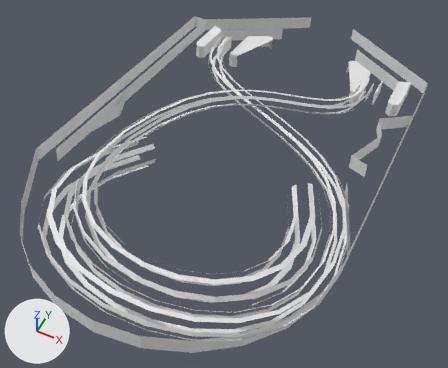
Two versions of the OBJ model data/models/pinball-static.obj, one commit apart.
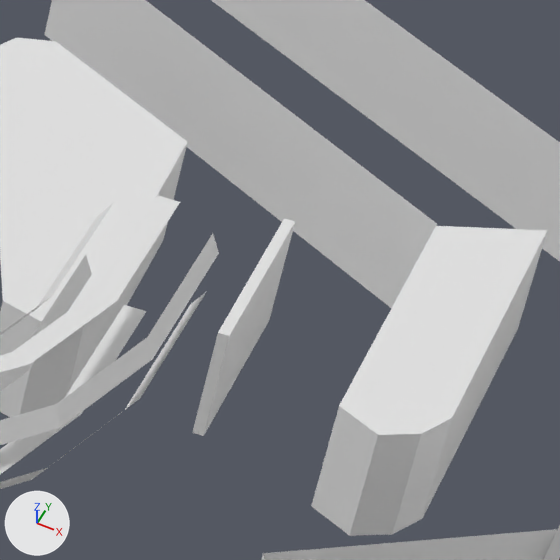
The first picture shows the older version from a 50 mm lens placed at (0.363, -0.865, 0.88), pointed at (-0.001, -0.136, -0.03). The close-ups show both versions on the part from 78% to 92% of the width and 15% to 32% of the height of that picture; other places that the commit changed are outside them. Lighting does not change. The marker at lower left points along +X, +Y and +Z. Where no turn or scale is listed for an object, it has been applied to the vertices.

Names of what the first close-up shows: 'BezierCurve.145_CUBezierCurve.264', 'BezierCurve.151_CUBezierCurve.270', 'BezierCurve.152_CUBezierCurve.271', 'BezierCurve.157_CUBezierCurve.276', 'BezierCurve.158_CUBezierCurve.277', 'BezierCurve.161_CUBezierCurve.280', 'Plane.006_Plane.012', 'Plane.007_Plane.013', 'Plane.008_Plane.014', 'Plane.013_Plane.020', 'Plane.014_Plane.001', 'Plane.016_Plane.004'.
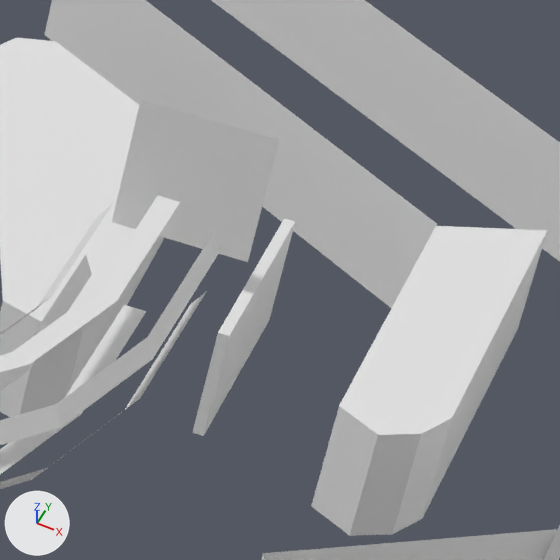
Where the change shows, as pixel boxes [x1, y1, x2, y2] in the close-ups (560 x 560 px):
'Plane.001_Plane.059', added
    after: [112, 100, 279, 262]

The change, as a list of edits to the scene's bpy script:
```text
Add me_plane_001_plane_059:
    me_plane_001_plane_059.from_pydata([(0.1521, 0.2435, 0.0445), (0.1869, 0.2435, 0.0445), (0.1521, 0.2393, 0.0099), (0.1869, 0.2393, 0.0099)], [], [(1, 0, 2), (1, 2, 3)])
Add ob_plane_001_plane_059:
    ob_plane_001_plane_059 = bpy.data.objects.new('Plane.001_Plane.059', me_plane_001_plane_059)
    ob_plane_001_plane_059.location = (0.0, 0.0, 0.0)
```
